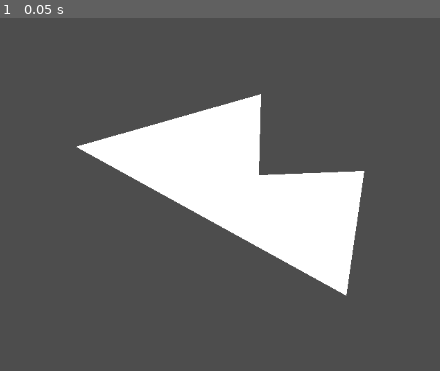
Above: before the commit, frame 1.
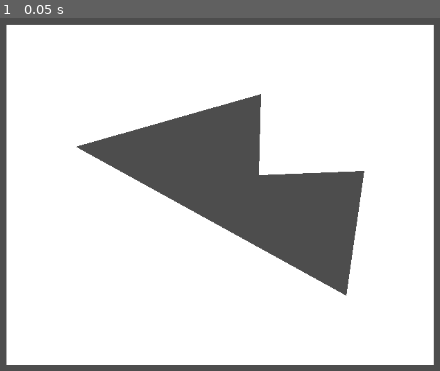
Above: after the commit, the same moment.

Repository: ZacFour4/golf-speedrunning
Game: Godot game, scene res://Scenes/Level.tscn
Same seed, same stepped clock (60 frames per second), same inputs: the game is played once before the commit and once after it.
Inputs:
- Up to frame 1 (0.05 s): no input

The runs differ from the first frame. In frame 1, 94% of the frame differs, in the area x 1-99%, y 1-99%.
Error after the commit: Parse Error: Expected indented block after function declaration. (res://Scenes/map_generation.gd:3)

Commit message:
laptop transfer

Diff:
--- a/Scenes/Level.tscn
+++ b/Scenes/Level.tscn
@@ -1,12 +1,15 @@
 [gd_scene load_steps=2 format=3 uid="uid://dev76jp6jx3tf"]
 
-[ext_resource type="Material" uid="uid://d2rpk6xgb0sfh" path="res://Materials/GrassShaderMaterial.tres" id="1_0ba56"]
+[ext_resource type="Script" uid="uid://ojc6cmf8s5at" path="res://Scenes/map_generation.gd" id="1_0ba56"]
 
 [node name="Map" type="Node2D"]
 
 [node name="CanvasGroup" type="CanvasGroup" parent="."]
-material = ExtResource("1_0ba56")
+script = ExtResource("1_0ba56")
 
 [node name="Polygon2D" type="Polygon2D" parent="CanvasGroup"]
 position = Vector2(1, 0)
+invert_enabled = true
 polygon = PackedVector2Array(433, 130, 430, 247, 582, 241, 556, 421, 166, 206)
+
+[node name="CollisionPolygon2D" type="CollisionPolygon2D" parent="CanvasGroup"]
--- /dev/null
+++ b/Scenes/map_generation.gd
@@ -0,0 +1,13 @@
+extends Node2D
+
+func generate_colliders() -> void:
+
+
+# Called when the node enters the scene tree for the first time.
+func _ready() -> void:
+	pass # Replace with function body.
+
+
+# Called every frame. 'delta' is the elapsed time since the previous frame.
+func _process(delta: float) -> void:
+	pass
Not shown, added: Scenes/map_generation.gd.uid
